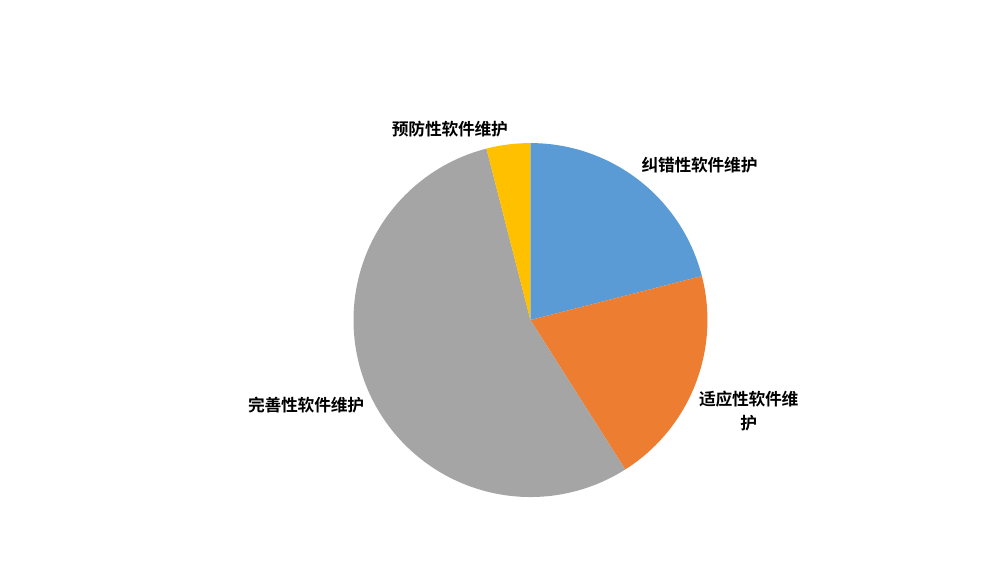
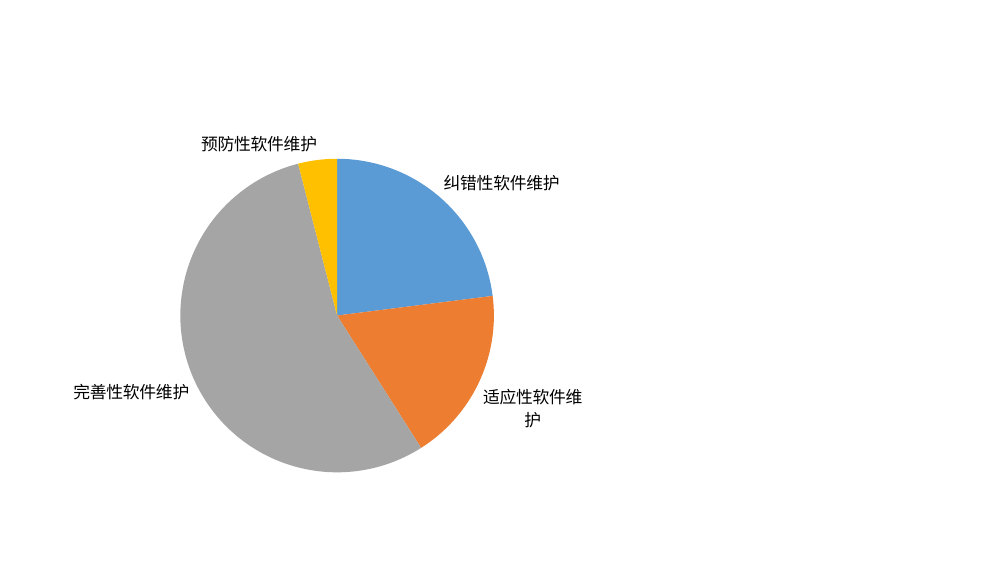
Before and after one commit to XuSihan/Thesis, a slide deck: slide 2 of image/maintenance.pptx. Drawn at 1008x567 pixels with LibreOffice and Linux fonts; fonts in the diff are those of the drawing. Boxes give left, top, right and bottom in pixels: in the first picture for what was removed or moved away, otherwise in the second. Text is boxed around its words. In the diff, an @@ line names an element or a change of style, - is before the commit and + after.

Commit message:
ppt

```diff
--- a/image/maintenance.pptx
+++ b/image/maintenance.pptx
@@ pie chart at [9, 117, 631, 486] @@
@@ Series 1, 纠错性软件维护: 21 to 23 @@
@@ Series 1, 适应性软件维护: 20 to 18 @@
@@ data labels of Series 1 changed @@
@@ pie chart: place and size @@
-pie chart at [189, 101, 840, 508]
+pie chart at [9, 117, 631, 486]
```
Also in this commit, not shown: 3 slides added.
